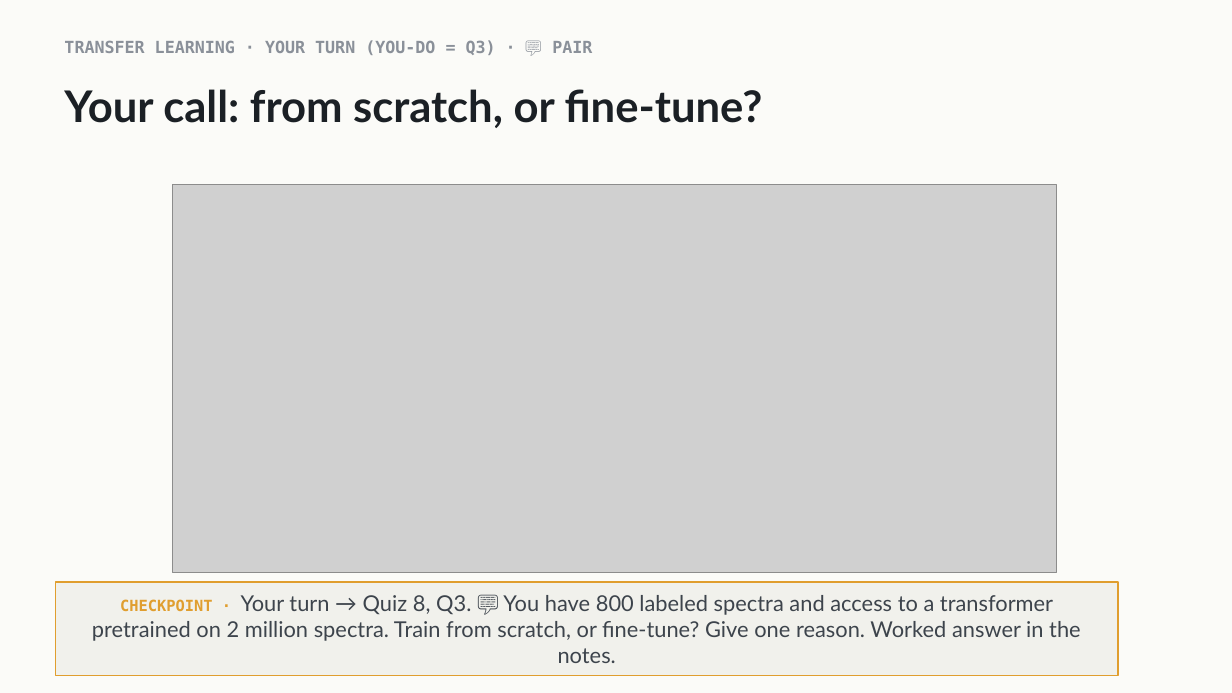
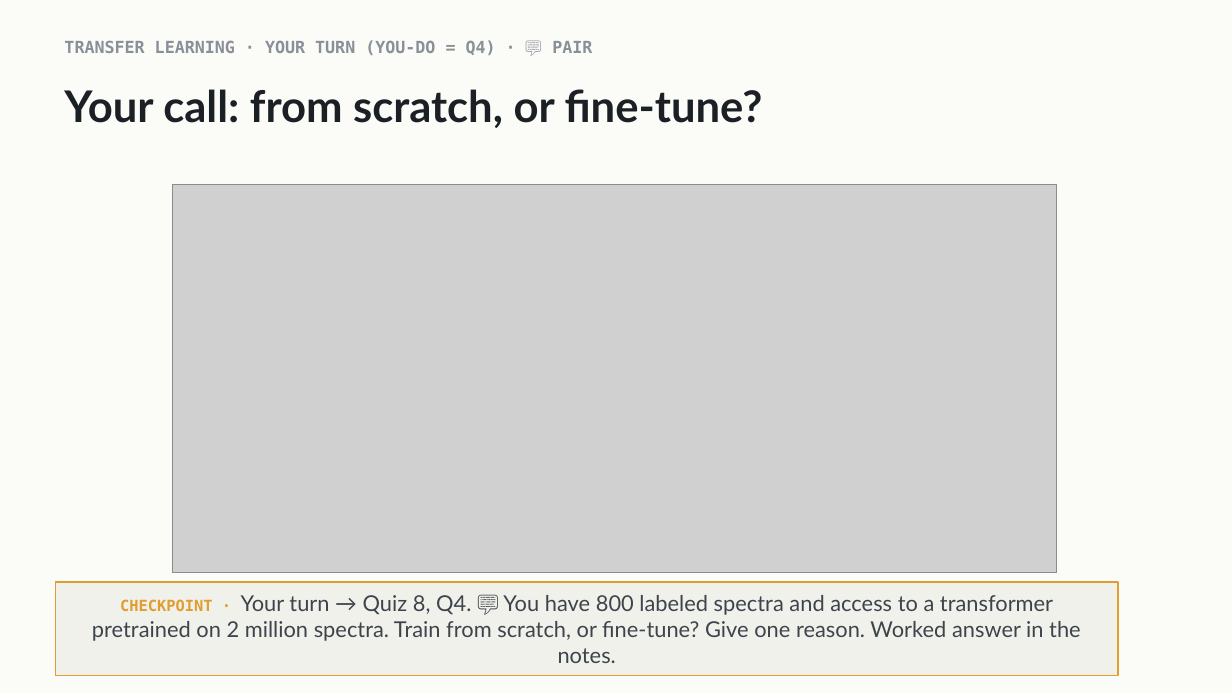
Before and after one commit to indigobio/msacl_dl_course, a slide deck: slide 20 of slides/pptx/lecture08_transformer.pptx (slide 17 before the commit). Drawn at 1232x693 pixels with LibreOffice and Linux fonts; fonts in the diff are those of the drawing; grey boxes stand for pictures. Boxes give left, top, right and bottom in pixels: in the first picture for what was removed or moved away, otherwise in the second. Text is boxed around its words. In the diff, an @@ line names an element or a change of style, - is before the commit and + after.

```diff
--- a/slides/pptx/lecture08_transformer.pptx
+++ b/slides/pptx/lecture08_transformer.pptx
@@ text at bbox=[64, 40, 592, 55]: text changed @@
-TRANSFER LEARNING · YOUR TURN (YOU-DO = Q3) · 💬 PAIR
+TRANSFER LEARNING · YOUR TURN (YOU-DO = Q4) · 💬 PAIR
@@ text in rectangle at bbox=[92, 595, 1081, 663]: text changed @@
-CHECKPOINT · Your turn → Quiz 8, Q3. 💬 You have 800 labeled spectra and access to a transformer pretrained on 2 million spectra. Train from scratch, or fine-tune? Give one reason. Worked answer in the notes.
+CHECKPOINT · Your turn → Quiz 8, Q4. 💬 You have 800 labeled spectra and access to a transformer pretrained on 2 million spectra. Train from scratch, or fine-tune? Give one reason. Worked answer in the notes.
```
Also in this commit, not shown: 6 other slides changed, 4 slides added, 1 slide removed, 9 other files.
